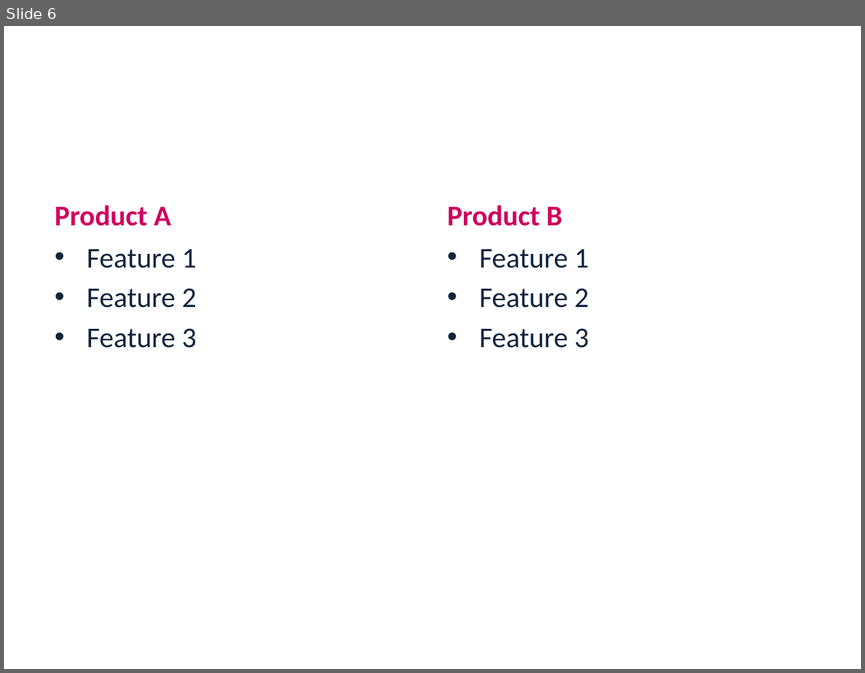
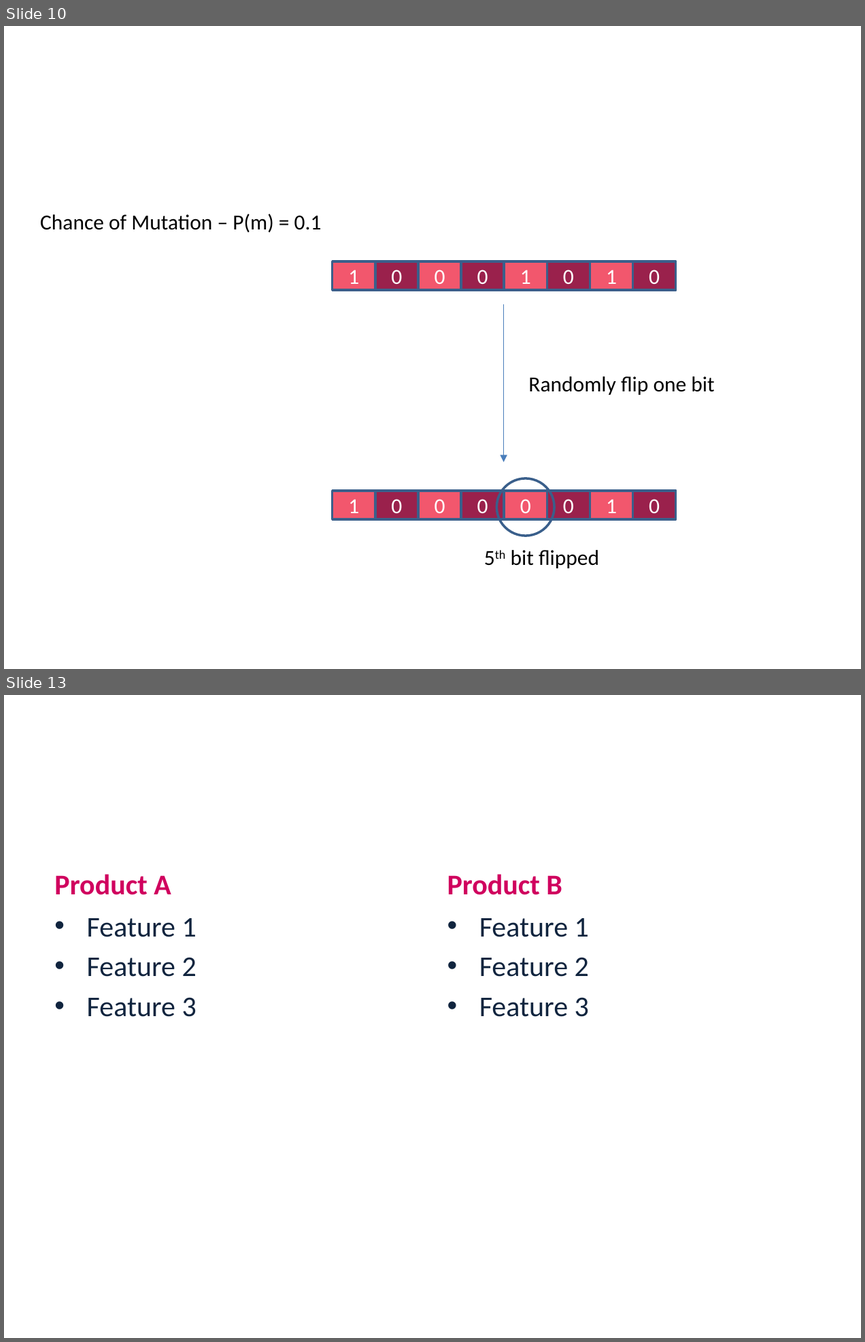
Before and after one commit to LironAvr/EvolutionaryLightsUp, a slide deck: presentation.pptx. Shown one above the other, each under a label of ours: slide 6 before the commit, slides 10 and 13 after it; the slides between them are not shown. The pictures are 865x673 and 865x1342 pixels, drawn with LibreOffice and Linux fonts; fonts in the diff are those of the drawing; background and template pictures are left out. Boxes give left, top, right and bottom in pixels: in the first picture for what was removed or moved away, otherwise in the second. Text is boxed around its words. In the diff, an @@ line names an element or a change of style, - is before the commit and + after.

```diff
--- a/presentation.pptx
+++ b/presentation.pptx
@@ slide 10 added at [4, 26, 861, 669], background picture (left out) @@
@@ title added at [175, 76, 832, 133], 32.4 pt, text #FFFFFF @@
+Mutation
@@ text added at [40, 214, 322, 232], 18 pt, text #000000 @@
+Chance of Mutation – P(m) = 0.1
@@ group added at [332, 261, 676, 290]: 8 rectangles @@
+1
+0
+0
+0
+1
+0
+1
+0
@@ arrow added from (504, 305) to (504, 462), #4B7EBC 0.75 pt @@
@@ text added at [528, 376, 714, 395], 18 pt, text #000000 @@
+Randomly flip one bit
@@ rectangle added at [332, 490, 375, 518], fill #F2576D, outline #3A5F8C 2 pt, 18 pt, text #FFFFFF @@
+1
@@ rectangle added at [375, 490, 418, 518], fill #9A214C, outline #3A5F8C 2 pt, 18 pt, text #FFFFFF @@
+0
@@ rectangle added at [418, 490, 461, 518], fill #F2576D, outline #3A5F8C 2 pt, 18 pt, text #FFFFFF @@
+0
@@ rectangle added at [461, 490, 504, 518], fill #9A214C, outline #3A5F8C 2 pt, 18 pt, text #FFFFFF @@
+0
@@ ellipse added at [496, 478, 554, 536], outline #3A5F8C 2 pt @@
@@ rectangle added at [504, 490, 547, 518], fill #F2576D, outline #3A5F8C 2 pt, 18 pt, text #FFFFFF @@
+0
@@ rectangle added at [547, 490, 590, 518], fill #9A214C, outline #3A5F8C 2 pt, 18 pt, text #FFFFFF @@
+0
@@ rectangle added at [590, 490, 633, 518], fill #F2576D, outline #3A5F8C 2 pt, 18 pt, text #FFFFFF @@
+1
@@ rectangle added at [633, 490, 676, 518], fill #9A214C, outline #3A5F8C 2 pt, 18 pt, text #FFFFFF @@
+0
@@ text added at [511, 550, 599, 568], 18 pt, text #000000 @@
+5th bit flipped
@@ what was slide 6 is now slide 13 @@
```
Also in this commit, not shown: 7 other slides added, 1 slide removed.
